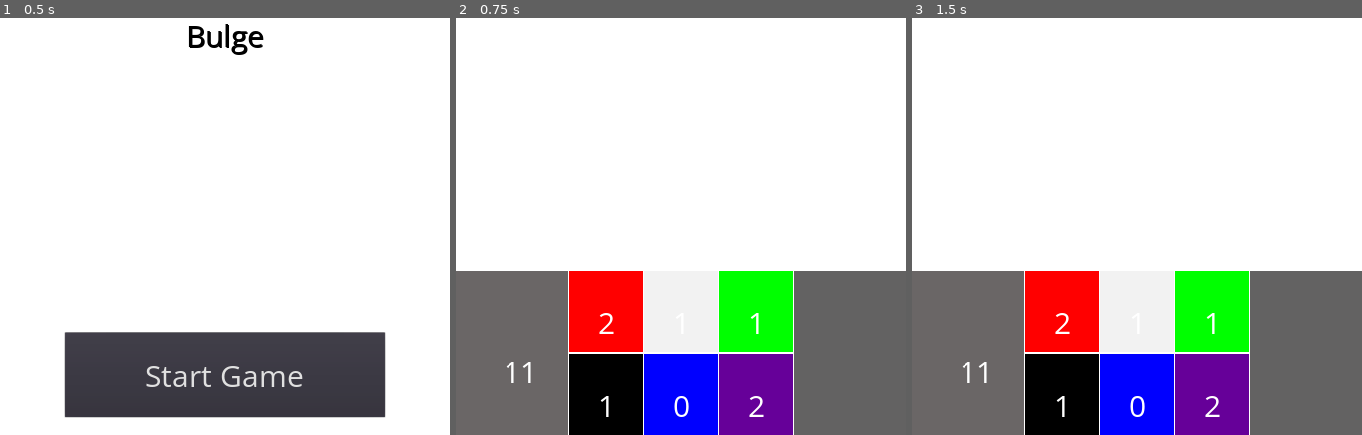
Above: before the commit, frames 1-3 (left to right).
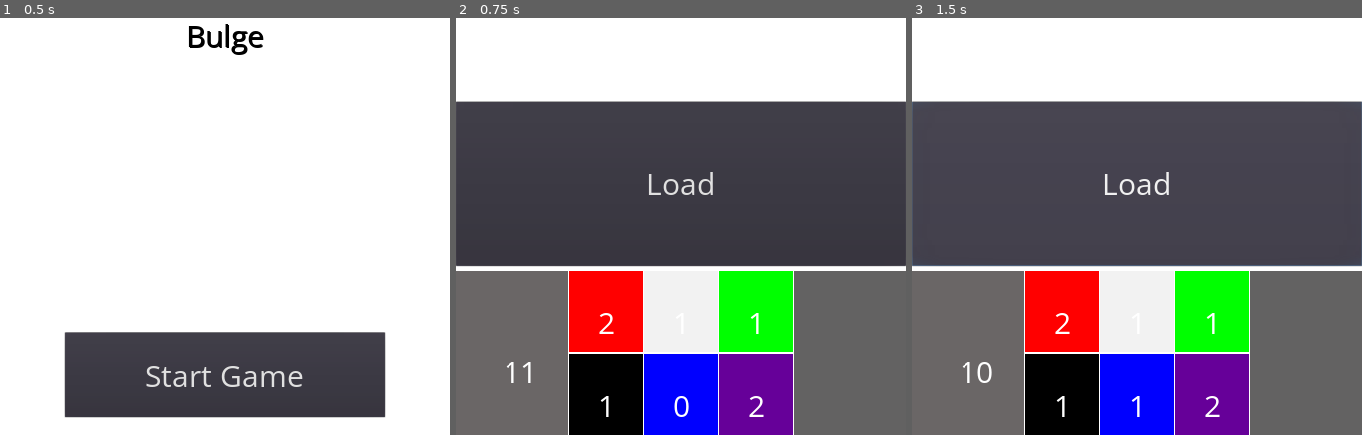
Above: after the commit, the same moments.

Repository: lieuzhenghong/bulge
Game: Godot game, scene res://TitleScreen.tscn
Two runs of this game, one before a commit and one after it. Both use one fixed random seed, a clock stepped at 60 frames per second and the inputs below.
Inputs (mouse positions are in pixels of both pictures, inside the frame that each line leads up to):
- Up to frame 1 (0.5 s): no input
- Up to frame 2 (0.75 s): click "Start Game" at 0.5 s
- Up to frame 3 (1.5 s): click (1137, 184) at 1.25 s, where only the run after the commit has a clickable "Load"

Frame 1 is identical in both runs. In frame 2, 40% of the frame differs, in the area x 0-100%, y 19-60%; in frame 3, 40%, in the area x 0-100%, y 19-96%.

Commit message:
implemtn load

Diff:
--- a/Main.tscn
+++ b/Main.tscn
@@ -14,11 +14,7 @@
 rect_min_size = Vector2( 1080, 1920 )
 
 [node name="Player" parent="ColorRect" instance=ExtResource( 3 )]
-anchor_left = 0.5
 anchor_top = 1.0
-anchor_right = 0.5
 anchor_bottom = 1.0
-margin_left = -540.0
 margin_top = -800.0
-margin_right = 540.0
 margin_bottom = 0.0
--- a/Player.gd
+++ b/Player.gd
@@ -25,3 +25,7 @@
 		$HandArea/Deck.receive_mana(mana_index)
 		if mana_index == -1:
 			discard_pile_is_empty = true
+
+
+func _on_LoadButton_pressed():
+	load_mana()
--- a/Player.tscn
+++ b/Player.tscn
@@ -1,9 +1,14 @@
-[gd_scene load_steps=5 format=2]
+[gd_scene load_steps=7 format=2]
 
 [ext_resource path="res://Deck.tscn" type="PackedScene" id=1]
 [ext_resource path="res://Hand.tscn" type="PackedScene" id=2]
 [ext_resource path="res://DiscardPile.tscn" type="PackedScene" id=3]
 [ext_resource path="res://Player.gd" type="Script" id=4]
+[ext_resource path="res://assets/OpenSans-VariableFont_wdth,wght.ttf" type="DynamicFontData" id=5]
+
+[sub_resource type="DynamicFont" id=1]
+size = 72
+font_data = ExtResource( 5 )
 
 [node name="Player" type="VSplitContainer"]
 anchor_left = 0.5
@@ -18,6 +23,12 @@
 margin_bottom = 394.0
 size_flags_horizontal = 3
 size_flags_vertical = 3
+
+[node name="LoadButton" type="Button" parent="ActionArea"]
+margin_right = 1080.0
+margin_bottom = 394.0
+custom_fonts/font = SubResource( 1 )
+text = "Load"
 
 [node name="HandArea" type="HBoxContainer" parent="."]
 margin_top = 406.0
@@ -48,3 +59,5 @@
 size_flags_horizontal = 3
 size_flags_vertical = 3
 color = Color( 0.388235, 0.384314, 0.384314, 1 )
+
+[connection signal="pressed" from="ActionArea/LoadButton" to="." method="_on_LoadButton_pressed"]
